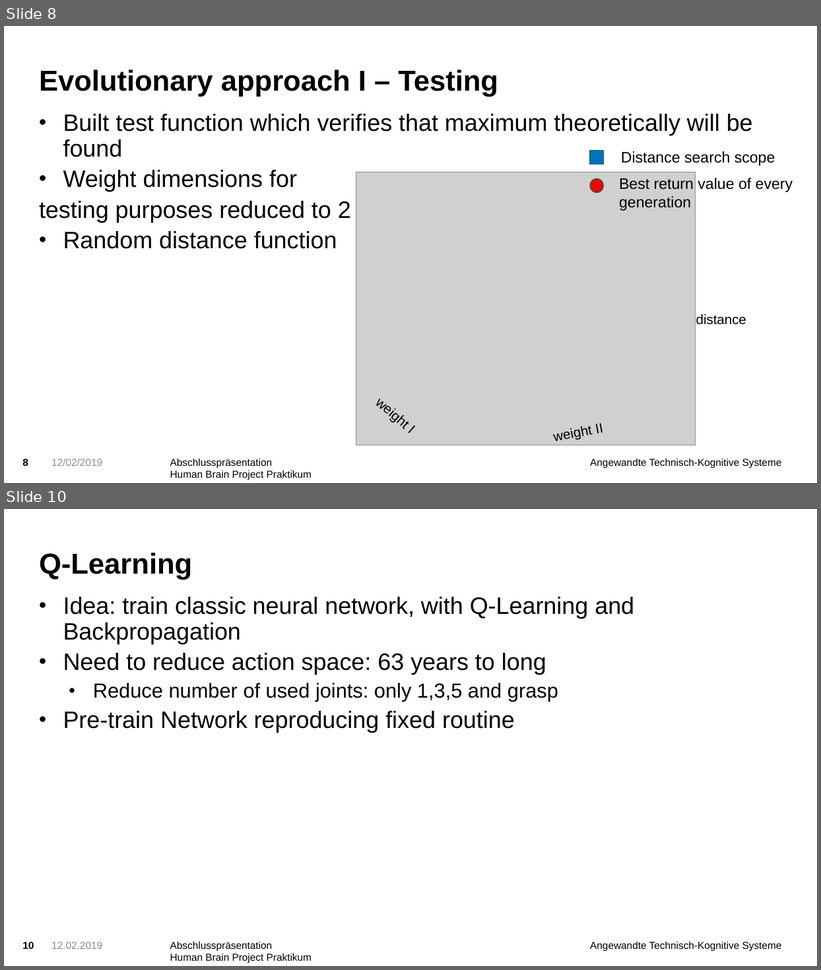
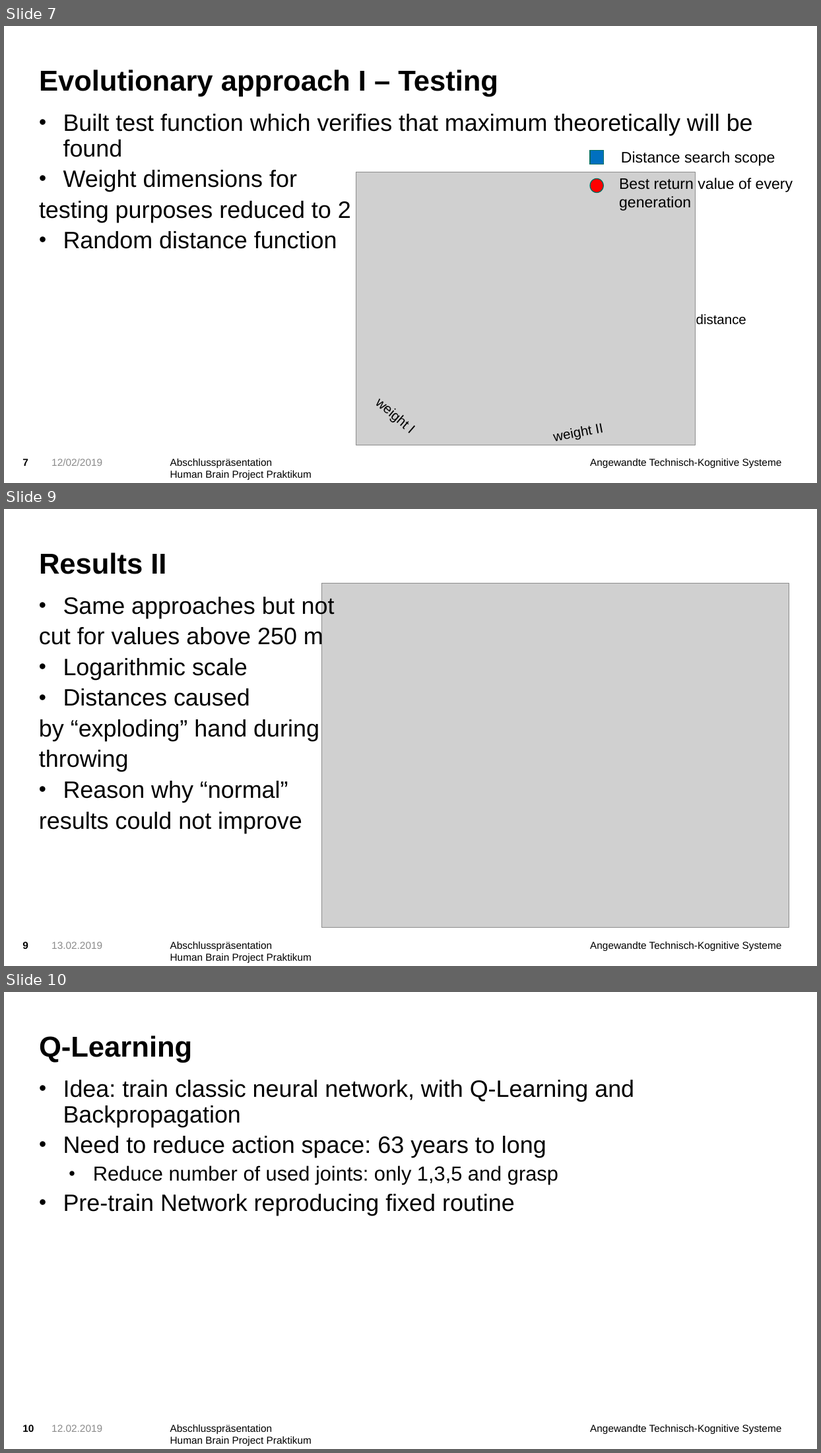
Before and after one commit to KuehlschrankDino/hbpprak_2018_throwing, a slide deck: Gruppe4_Abschlusspraesentation.pptx. Shown one above the other, each under a label of ours: slides 8 and 10 before the commit, slides 7, 9 and 10 after it; the slides between them are not shown. The pictures are 821x970 and 821x1453 pixels, drawn with LibreOffice and Linux fonts; fonts in the diff are those of the drawing; grey boxes stand for pictures; background and template pictures are left out. Boxes give left, top, right and bottom in pixels: in the first picture for what was removed or moved away, otherwise in the second. Text is boxed around its words. In the diff, an @@ line names an element or a change of style, - is before the commit and + after.

```diff
--- a/Gruppe4_Abschlusspraesentation.pptx
+++ b/Gruppe4_Abschlusspraesentation.pptx
@@ slide 9 added at bbox=[4, 509, 817, 966], background picture (left out); not listed: 2 template elements that a slide beside it also shows @@
@@ title added at bbox=[39, 553, 166, 574], 34 pt, text #000000, bold @@
+Results II
@@ picture added at bbox=[322, 583, 789, 927] @@
@@ text added at bbox=[39, 595, 335, 834], 28 pt, text #000000 @@
+• Same approaches but not
+cut for values above 250 m
+• Logarithmic scale
+• Distances caused
+by “exploding” hand during
+throwing
+• Reason why “normal”
+results could not improve
@@ page number added at bbox=[22, 942, 28, 949], 12 pt, text #000000, bold @@
+9
@@ text added at bbox=[52, 942, 102, 949], 12 pt, text #8C8C8C @@
+13.02.2019
@@ what was slide 8 is now slide 7 @@
@@ page number at bbox=[22, 459, 28, 466]: text changed @@
-8
+7
```
Also in this commit, not shown: 5 slides changed, 1 slide removed, 7 other files.
